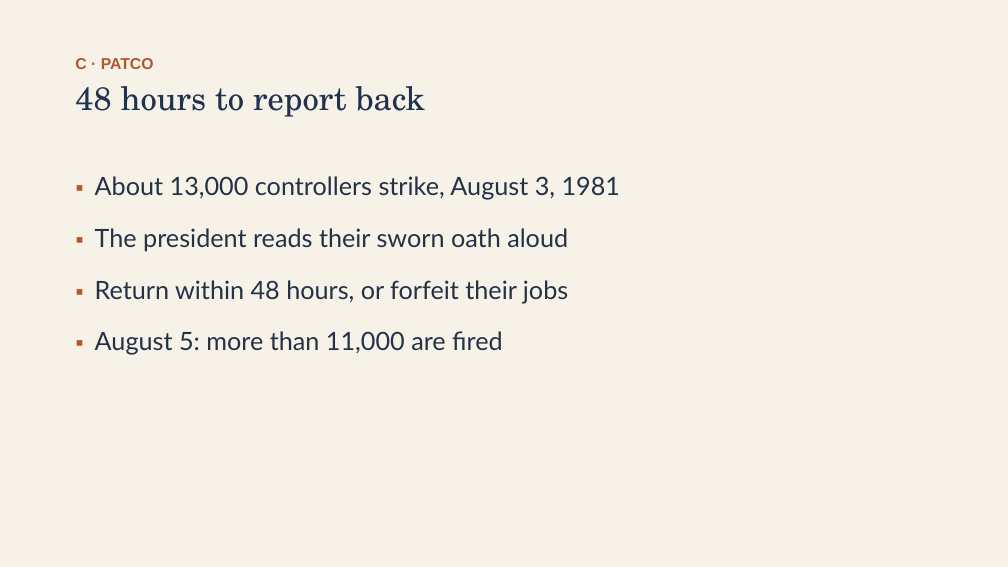
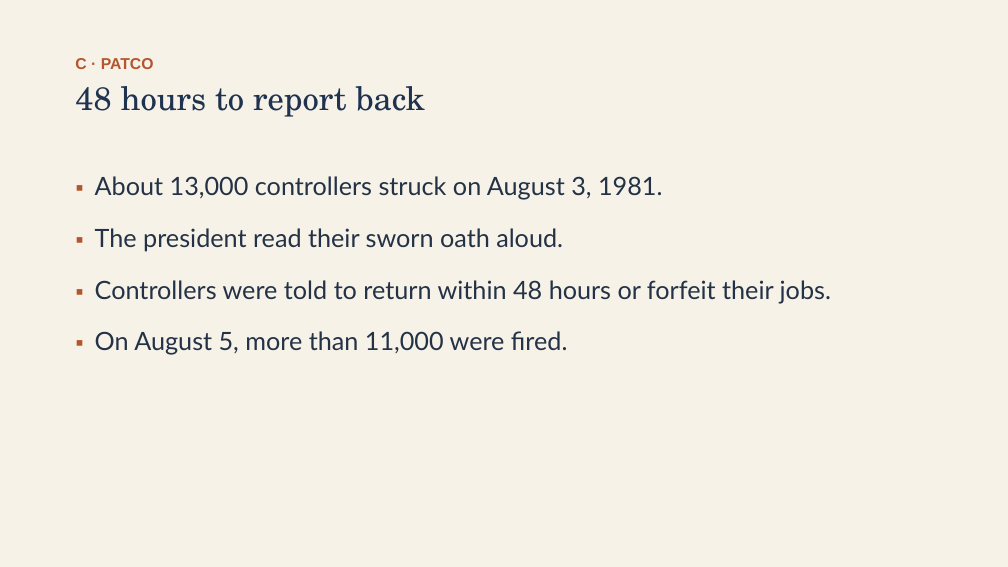
Before and after one commit to ab17gthb/humanities-curriculum-group, a slide deck: slide 13 of modern-america/lesson-02/lesson-02-slides.pptx. Drawn at 1008x567 pixels with LibreOffice and Linux fonts; fonts in the diff are those of the drawing. Boxes give left, top, right and bottom in pixels: in the first picture for what was removed or moved away, otherwise in the second. Text is boxed around its words. In the diff, an @@ line names an element or a change of style, - is before the commit and + after.

```diff
--- a/modern-america/lesson-02/lesson-02-slides.pptx
+++ b/modern-america/lesson-02/lesson-02-slides.pptx
@@ text at [95,176,831,355]: text changed @@
-▪ About 13,000 controllers strike, August 3, 1981
-▪ The president reads their sworn oath aloud
-▪ Return within 48 hours, or forfeit their jobs
-▪ August 5: more than 11,000 are fired
+▪ About 13,000 controllers struck on August 3, 1981.
+▪ The president read their sworn oath aloud.
+▪ Controllers were told to return within 48 hours or forfeit their jobs.
+▪ On August 5, more than 11,000 were fired.
```
Also in this commit, not shown: 9 other slides changed, 6 other files.
